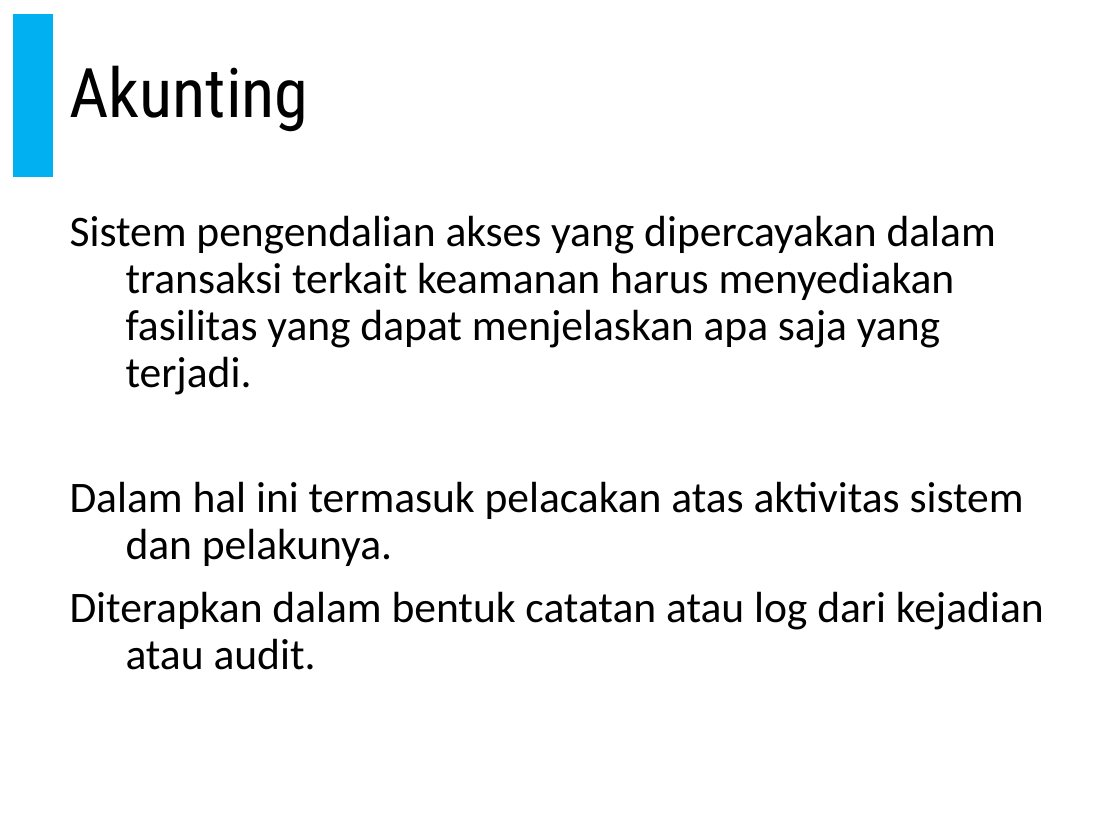
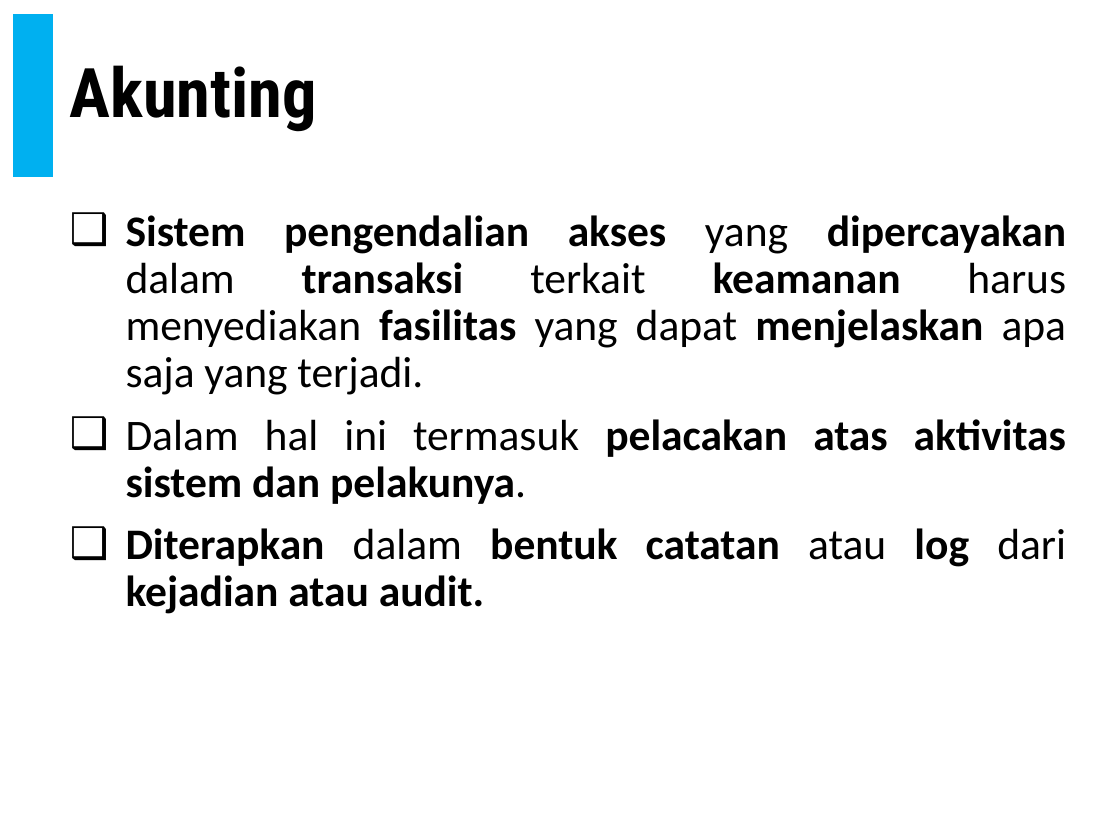
Before and after one commit to doniaft/Keamanan-Informasi, a slide deck: slide 44 of 1. Bahan Ajar/06. Keamanan Informasi - Firewall dan Intrusion Detection System.pptx. Drawn at 1120x840 pixels with LibreOffice and Linux fonts; fonts in the diff are those of the drawing. Boxes give left, top, right and bottom in pixels: in the first picture for what was removed or moved away, otherwise in the second. Text is boxed around its words. In the diff, an @@ line names an element or a change of style, - is before the commit and + after.

```diff
--- a/1. Bahan Ajar/06. Keamanan Informasi - Firewall dan Intrusion Detection System.pptx
+++ b/1. Bahan Ajar/06. Keamanan Informasi - Firewall dan Intrusion Detection System.pptx
@@ title "Akunting" at (70, 65, 317, 132): bold on @@
@@ text "Sistem pengendalian akses yang dipercayakan ..." at (126, 215, 1067, 614): bold on in "Sistem pengendalian akses dipercayakan transaksi keamanan fa ...", "pelacakan atas aktivitas sistem dan pelakunya.", "Diterapkan bentuk catatan log kejadian atau audit."; alignment left to justified; bullet none to ❑ @@
```
Also in this commit, not shown: 16 other slides changed, 17 slides added.
